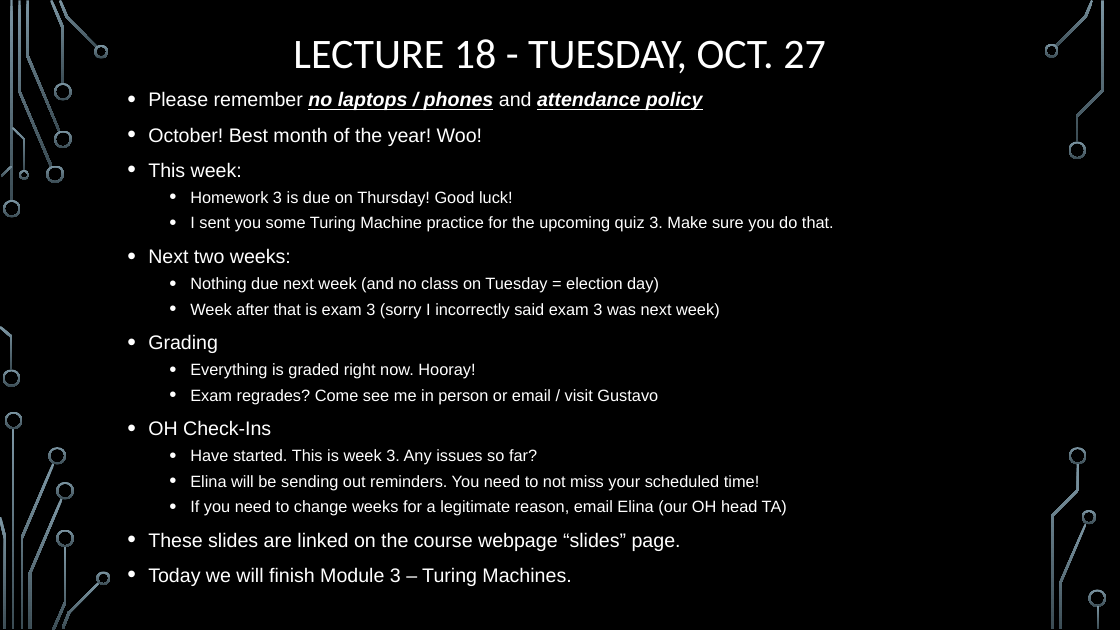
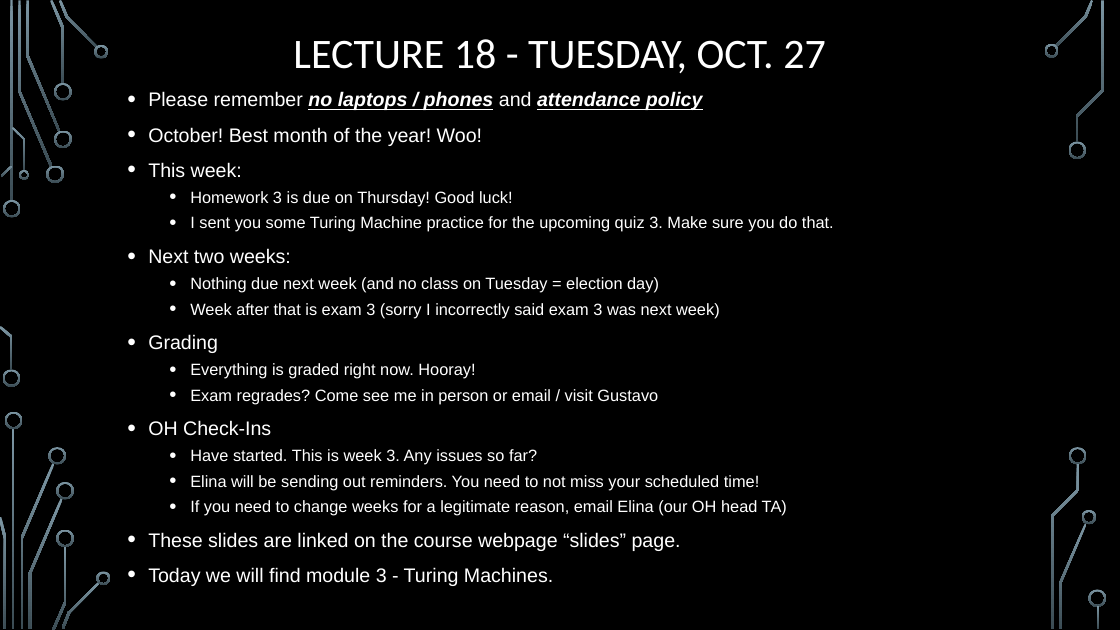
Before and after one commit to markfloryan/dmt2, a slide deck: slide 22 of slides/00-DailyAnnouncements.pptx. Drawn at 1120x630 pixels with LibreOffice and Linux fonts; fonts in the diff are those of the drawing; background and template pictures are left out. Boxes give left, top, right and bottom in pixels: in the first picture for what was removed or moved away, otherwise in the second. Text is boxed around its words. In the diff, an @@ line names an element or a change of style, - is before the commit and + after.

```diff
--- a/slides/00-DailyAnnouncements.pptx
+++ b/slides/00-DailyAnnouncements.pptx
@@ text at <box>148,567,553,586</box>: text changed @@
-• Today we will finish Module 3 – Turing Machines.
+• Today we will find module 3 - Turing Machines.
```
Also in this commit, not shown: 1 other slide changed, 1 slide added, 1 other file.
